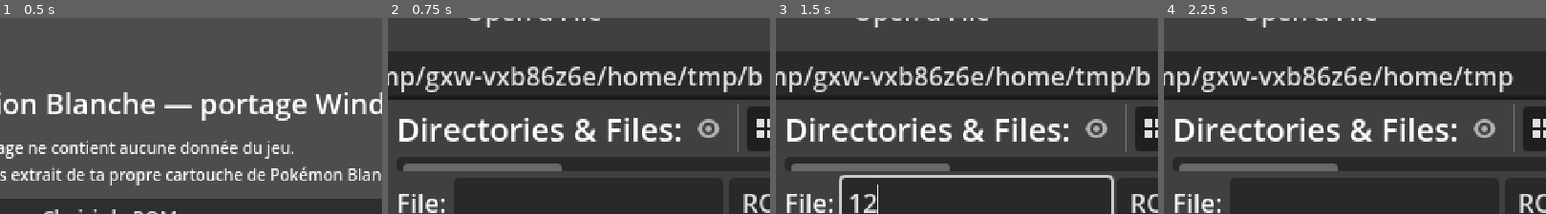
Above: before the commit, frames 1-4 (left to right).
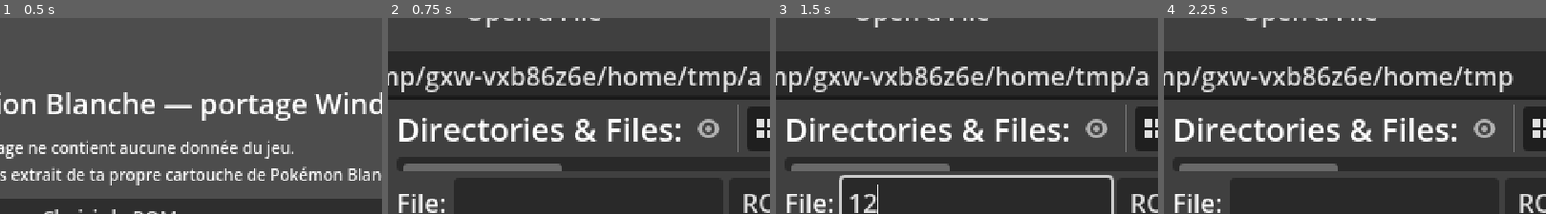
Above: after the commit, the same moments.

Repository: Brasegon/Pokemon-NB-x86
Game: Godot game, scene res://scenes/boot/boot.tscn
Same seed, same stepped clock (60 frames per second), same inputs: the game is played once before the commit and once after it.
Inputs (mouse positions are % of the whole screen's width and height, from its top left):
- Up to frame 1 (0.5 s): no input
- Up to frame 2 (0.75 s): click "Choisir la ROM…" at 0.5 s
- Up to frame 3 (1.5 s): click (61, 56) at 1.27 s; type "12" at 1.35 s
- Up to frame 4 (2.25 s): click (16, 24) at 2 s
The pictures show only the part of the screen within x 34-84%, y 9-59%; the shares and areas given below are measured in that part.

Frame 1 is identical in both runs. In frame 2, 0.2% of the frame differs, in the area x 94-98%, y 24-35%; in frame 3, 0.2%; in frame 4, nothing differs.

Commit message:
Phase 3 : déplacements autonomes des PNJ
- Codes de mouvement des événements retrouvés dans la table de l'overlay 21 (0x021D5D94) :
  regarder autour au hasard (2, 6 à 13, 45, 46), se promener dans son étendue (3, 4, 5, 67),
  regarder dans une direction (14 à 17) ; attentes et ensembles de directions lus dans l'overlay.
- Les événements donnent maintenant les paramètres et l'étendue de chaque PNJ.
- Le terrain fait bouger les PNJ quand aucun script, porte ou menu n'est en cours ; un pas commencé
  se termine toujours.
- Test : un habitant de Renouet se promène sans quitter son étendue.

Co-Authored-By: Claude Opus 5.5 <noreply@anthropic.com>

Diff:
--- a/engine/field/field_camera.gd
+++ b/engine/field/field_camera.gd
@@ -152,7 +152,10 @@
 
 
 func _player_point() -> Vector3:
-	var point := (target.global_position if target else Vector3.ZERO)
+	# Hors de l'arbre (pendant l'initialisation d'un test), seule la position locale existe.
+	var point := Vector3.ZERO
+	if target:
+		point = target.global_position if target.is_inside_tree() else target.position
 	for area in areas:
 		point.x = clampf(point.x, area.position.x, area.end.x)
 		point.z = clampf(point.z, area.position.y, area.end.y)
--- a/engine/field/field_map.gd
+++ b/engine/field/field_map.gd
@@ -307,6 +307,15 @@
 		npc.sprite.modulate = sprite_tint
 	_place_npc(npc)
 	return npc
+
+
+## Déplacements autonomes des PNJ : un pas commencé se termine toujours ; new_moves autorise de
+## nouveaux mouvements (pas pendant un script, une porte ou un menu). occupied : cases interdites
+## (celle du héros).
+func update_npcs(delta: float, occupied: Array[Vector2i], new_moves: bool) -> void:
+	for npc in npcs:
+		if npc.movement and (new_moves or npc.movement.is_walking()):
+			npc.movement.update(delta, npc, self, occupied)
 
 
 ## PNJ présent de numéro id (champ 00 des événements), ou null.
--- a/engine/field/field_npc.gd
+++ b/engine/field/field_npc.gd
@@ -8,6 +8,8 @@
 var tile := Vector2i.ZERO
 var facing := CharacterSprite.Direction.DOWN
 var sprite: CharacterSprite
+## Ses déplacements autonomes (code de mouvement des événements).
+var movement: NpcMovement
 
 
 ## PNJ d'après son entrée des événements ; textures = null le laisse sans sprite (objet 3D ou
@@ -22,6 +24,7 @@
 		npc.add_child(npc.sprite)
 	npc.add_child(CharacterSprite.make_shadow())
 	npc.face(clampi(entry.direction, 0, 3) as CharacterSprite.Direction)
+	npc.movement = NpcMovement.create(entry)
 	return npc
 
 
--- /dev/null
+++ b/engine/field/npc_movement.gd
@@ -0,0 +1,147 @@
+class_name NpcMovement
+extends RefCounted
+## Déplacements autonomes d'un PNJ, d'après le code de mouvement de ses événements (champ 04, rangé
+## en +0x0E du personnage par 0x0216D52C). 0x0216E390 prend la description du code dans la table
+## de 0x021D5D94 (overlay 21) : fonctions de création, de mise à jour et de fin. Familles
+## retrouvées, d'après leur fonction de mise à jour :
+## - 0, 1 : immobile ;
+## - 2, 6 à 13, 45, 46 (0x0219A0F0) : regarde au hasard dans un ensemble de directions, après une
+##   attente de 16, 32, 48 ou 64 images (table 0x021D4F34) ;
+## - 3, 4, 5, 67 (0x0219A258) : pareil, puis fait un pas (action 0x0C + direction) si la case est
+##   libre et reste dans son étendue (champs 14 et 16 : ± cases autour de son origine, -1 sans
+##   limite ; test 0x02163C2C) ;
+## - 14 à 17 (0x0219A4EC) : tourné vers le haut, le bas, la gauche ou la droite (0x0216D570).
+## Les autres codes restent immobiles pour l'instant.
+
+enum Kind { STILL, LOOK, WANDER, FACE }
+## Code -> [genre, ensemble de directions (LOOK, WANDER) ou direction (FACE)], d'après les fonctions
+## de création : 0x0219A038 (ensemble en r1), 0x0219A230 (ensemble en r2), 0x0219A4C8 (direction).
+const CODES := {
+	2: [Kind.LOOK, 0], 6: [Kind.LOOK, 1], 7: [Kind.LOOK, 2], 8: [Kind.LOOK, 3], 9: [Kind.LOOK, 4],
+	10: [Kind.LOOK, 5], 11: [Kind.LOOK, 6], 12: [Kind.LOOK, 7], 13: [Kind.LOOK, 8], 45: [Kind.LOOK, 9],
+	46: [Kind.LOOK, 10], 3: [Kind.WANDER, 0xB], 4: [Kind.WANDER, 0xC], 5: [Kind.WANDER, 0xD],
+	67: [Kind.WANDER, 0xD], 14: [Kind.FACE, 0], 15: [Kind.FACE, 1], 16: [Kind.FACE, 2], 17: [Kind.FACE, 3],
+}
+## Tables de l'overlay 21 : attentes (mots jusqu'à -1) et ensembles de directions (paires numéro,
+## pointeur jusqu'au numéro 0x27 ; directions jusqu'à 9), lues par 0x0219B090 et 0x0219B0C0.
+const OVERLAY := 21
+const WAIT_TABLE := 0x021D4F34
+const SET_TABLE := 0x021D5088
+const LAST_SET := 0x27
+const END_OF_LIST := 9
+## Pas d'un PNJ qui se promène : action 0x0C + direction (8 images).
+const WALK_STEP := 0x0C
+## Étendue sans limite.
+const NO_LIMIT := -1
+
+static var _waits := PackedInt32Array()
+static var _sets := {}
+
+var kind := Kind.STILL
+var directions: Array = []
+var origin := Vector2i.ZERO
+var range_x := 0
+var range_z := 0
+var _wait := 0.0
+var _runner: MovementRunner
+var _rng := RandomNumberGenerator.new()
+
+
+static func create(entry: Dictionary) -> NpcMovement:
+	var movement := NpcMovement.new()
+	var rule: Array = CODES.get(entry.get("movement", 0), [Kind.STILL, 0])
+	movement.kind = rule[0]
+	movement.origin = Vector2i(entry.x, entry.z)
+	movement.range_x = entry.get("range_x", 0)
+	movement.range_z = entry.get("range_z", 0)
+	if movement.kind == Kind.FACE:
+		movement.directions = [rule[1]]
+	elif movement.kind != Kind.STILL:
+		movement.directions = direction_set(rule[1])
+	movement._rng.randomize()
+	movement._wait = movement._next_wait()
+	return movement
+
+
+## Directions de l'ensemble n° id (table 0x021D5088), lues une fois dans l'overlay 21.
+static func direction_set(id: int) -> Array:
+	_read_tables()
+	return _sets.get(id, [0, 1, 2, 3])
+
+
+## Attentes possibles, en images du terrain (table 0x021D4F34).
+static func waits() -> PackedInt32Array:
+	_read_tables()
+	return _waits
+
+
+static func _read_tables() -> void:
+	if not _waits.is_empty():
+		return
+	var rom := Autoloads.rom()
+	var code: PackedByteArray = rom.overlay(OVERLAY)
+	var base: int = rom.overlay_address(OVERLAY)
+	var at := WAIT_TABLE - base
+	while at >= 0 and at + 4 <= code.size() and code.decode_s32(at) != -1 and _waits.size() < 16:
+		_waits.append(code.decode_s32(at))
+		at += 4
+	if _waits.is_empty():
+		_waits = PackedInt32Array([16, 32, 48, 64])
+	at = SET_TABLE - base
+	while at >= 0 and at + 8 <= code.size() and code.decode_u32(at) != LAST_SET:
+		var id := code.decode_u32(at)
+		var list := []
+		var p := code.decode_u32(at + 4) - base
+		while p >= 0 and p + 4 <= code.size() and code.decode_u32(p) != END_OF_LIST and list.size() < 16:
+			list.append(code.decode_u32(p))
+			p += 4
+		_sets[id] = list
+		at += 8
+
+
+## Une image du terrain : attendre, regarder ailleurs, faire un pas. occupied : cases que le PNJ ne
+## doit pas prendre (celle du héros).
+func update(delta: float, npc: FieldNpc, field: FieldMap, occupied: Array[Vector2i]) -> void:
+	if _runner:
+		_runner.update(delta)
+		if _runner.done:
+			_runner = null
+		return
+	match kind:
+		Kind.FACE:
+			if npc.facing != directions[0]:
+				npc.face(directions[0] as CharacterSprite.Direction)
+		Kind.LOOK, Kind.WANDER:
+			_wait -= delta
+			if _wait > 0.0 or directions.is_empty():
+				return
+			_wait = _next_wait()
+			var direction: int = directions[_rng.randi() % directions.size()]
+			npc.face(direction as CharacterSprite.Direction)
+			if kind == Kind.WANDER and _can_step(npc, field, direction, occupied):
+				var list := PackedByteArray()
+				list.resize(8)
+				list.encode_u16(0, WALK_STEP + direction)
+				list.encode_u16(2, 1)
+				list.encode_u16(4, MovementActions.END)
+				_runner = MovementRunner.create(npc, field, list, 0)
+
+
+func is_walking() -> bool:
+	return _runner != null
+
+
+## Comme 0x0216385C : la case de devant doit rester dans l'étendue, être libre (terrain et
+## personnages) et ne pas être celle du héros.
+func _can_step(npc: FieldNpc, field: FieldMap, direction: int, occupied: Array[Vector2i]) -> bool:
+	var target: Vector2i = npc.tile + ZoneEvents.STEPS[direction]
+	if range_x != NO_LIMIT and absi(target.x - origin.x) > range_x:
+		return false
+	if range_z != NO_LIMIT and absi(target.y - origin.y) > range_z:
+		return false
+	return not target in occupied and not field.is_blocked(target, npc.position.y)
+
+
+func _next_wait() -> float:
+	var list := waits()
+	return list[_rng.randi() % list.size()] * FieldMap.FRAME
--- a/engine/field/zone_events.gd
+++ b/engine/field/zone_events.gd
@@ -61,6 +61,8 @@
 		events.npcs.append({"id": bytes.decode_u16(p), "sprite": bytes.decode_u16(p + 2),
 			"movement": bytes.decode_u16(p + 4), "flag": bytes.decode_u16(p + 8),
 			"script": bytes.decode_u16(p + 10), "direction": bytes.decode_u16(p + 12),
+			"params": [bytes.decode_u16(p + 14), bytes.decode_u16(p + 16), bytes.decode_u16(p + 18)],
+			"range_x": bytes.decode_s16(p + 20), "range_z": bytes.decode_s16(p + 22),
 			"rail": bytes.decode_u32(p + 24), "x": bytes.decode_u16(p + 28), "z": bytes.decode_u16(p + 30),
 			"y": bytes.decode_s32(p + 32)})
 		p += 36
--- a/scenes/field/field.gd
+++ b/scenes/field/field.gd
@@ -118,6 +118,8 @@
 
 
 func _process(delta: float) -> void:
+	var occupied: Array[Vector2i] = [player.tile]
+	field.update_npcs(delta, occupied, not scripts.is_running() and not _warping and _pause == null)
 	_light_timer += delta
 	if _light_timer >= LIGHT_REFRESH:
 		_light_timer = 0.0
--- a/tests/test_world.gd
+++ b/tests/test_world.gd
@@ -95,6 +95,25 @@
 			with_sprite += 1
 	_check(map.npcs.size() == 6 and with_sprite == 6, "6 PNJ à Renouet sans drapeau, avec leur sprite")
 	_check(map.is_blocked(map.npcs[0].tile), "un PNJ bloque sa case")
+	# Déplacements autonomes : tables de l'overlay 21, puis l'habitant n° 0 (code 3, étendue ±2 en x)
+	# se promène sans quitter son étendue.
+	_check(NpcMovement.waits() == PackedInt32Array([16, 32, 48, 64]) and NpcMovement.direction_set(0xB) == [0, 1, 2, 3]
+		and NpcMovement.direction_set(0xC) == [0, 1], "attentes de 16 à 64 images, ensembles de directions (overlay 21)")
+	var walker := map.npc_by_id(0)
+	_check(walker.movement.kind == NpcMovement.Kind.WANDER and walker.movement.range_x == 2 and walker.movement.range_z == 0,
+		"habitant n° 0 : promenade, étendue ±2 en x")
+	walker.movement._rng.seed = 7
+	var visited := {}
+	var occupied: Array[Vector2i] = [Vector2i(782, 749)]
+	for i in 30 * 60:
+		map.update_npcs(1.0 / 30.0, occupied, true)
+		visited[walker.tile] = true
+	var inside := true
+	for tile: Vector2i in visited:
+		inside = inside and absi(tile.x - 783) <= 2 and tile.y == 760
+	_check(visited.size() > 1 and inside, "en une minute, il visite %d cases, toutes dans son étendue" % visited.size())
+	var bianca := map.npc_by_id(3)
+	_check(bianca.movement.kind == NpcMovement.Kind.FACE and bianca.facing == CharacterSprite.Direction.DOWN, "Bianca (code 15) regarde vers le bas")
 	# Les portes sont des bâtiments de genre 1 (table 0x021D3D54) avec deux animations NSBCA.
 	var rules: BuildingRules = _rom.building_rules()
 	_check(rules != null and rules.kind_of(1) == 1 and rules.kind_of(11) == 8 and rules.sound(1, 0) == 1669,
Not shown, added: engine/field/npc_movement.gd.uid
Not shown, changed: CLAUDE.md
Not shown, changed: docs/FORMATS.md
Not shown, changed: docs/ROADMAP.md
